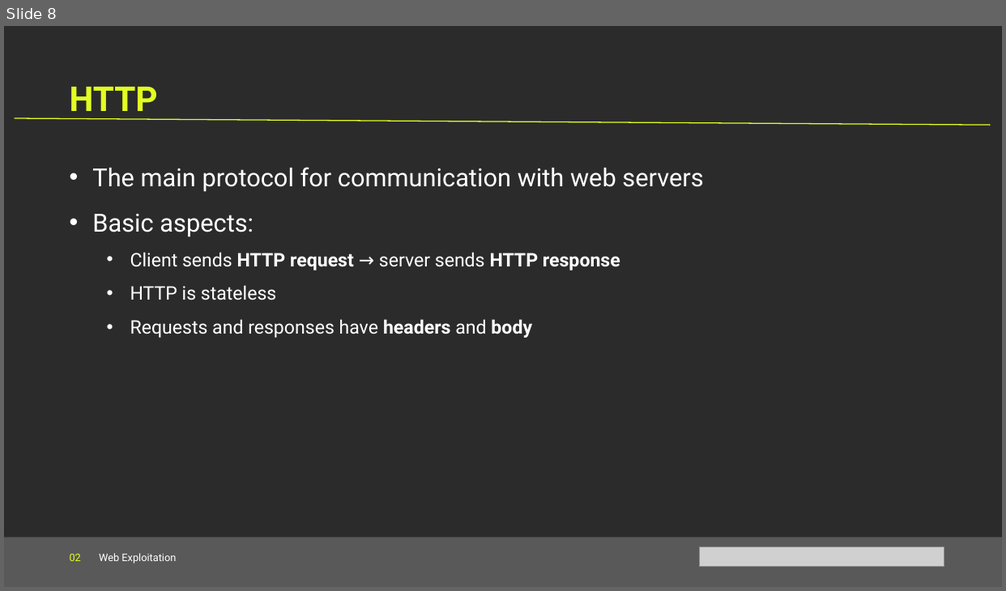
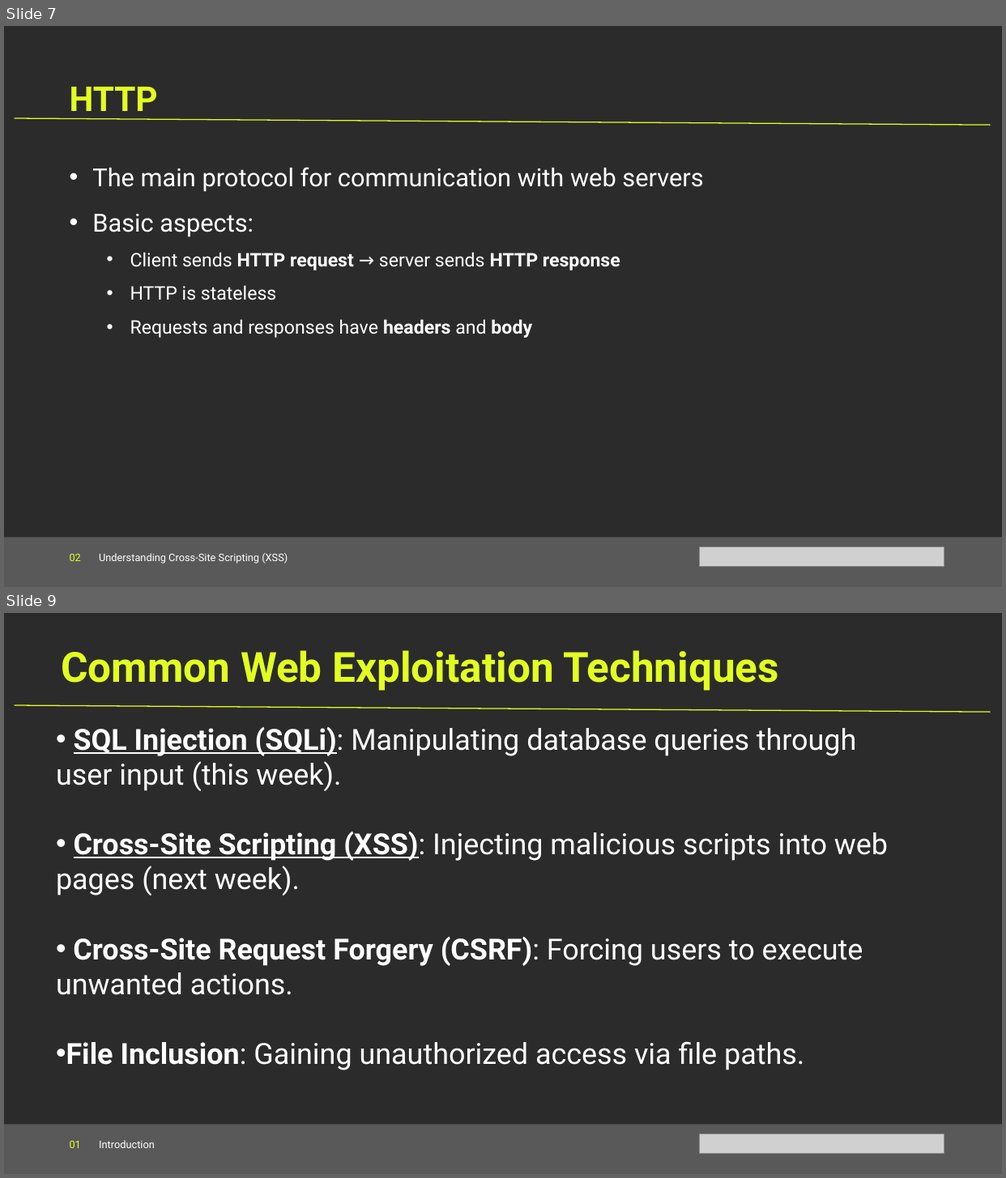
Before and after one commit to Cyanivde/technion-ctf, a slide deck: files/web.pptx. Shown one above the other, each under a label of ours: slide 8 before the commit, slides 7 and 9 after it; the slides between them are not shown. The pictures are 1006x591 and 1006x1178 pixels, drawn with LibreOffice and Linux fonts; fonts in the diff are those of the drawing; grey boxes stand for pictures; background and template pictures are left out; a plain dark background stands for a picture behind light text. Boxes give left, top, right and bottom in pixels: in the first picture for what was removed or moved away, otherwise in the second. Text is boxed around its words. In the diff, an @@ line names an element or a change of style, - is before the commit and + after.

```diff
--- a/files/web.pptx
+++ b/files/web.pptx
@@ slide 9 added at box(4, 613, 1002, 1174), background picture (left out) @@
@@ text added at box(61, 650, 779, 691), 40 pt, text #E2FE21, bold @@
+Common Web Exploitation Techniques
@@ line added from (15, 705) to (991, 712), #E2FE21 1 pt @@
@@ text added at box(56, 727, 888, 1071), 28 pt, text #FFFFFF @@
+• SQL Injection (SQLi): Manipulating database queries through user input (this week).
+• Cross-Site Scripting (XSS): Injecting malicious scripts into web pages (next week).
+• Cross-Site Request Forgery (CSRF): Forcing users to execute unwanted actions.
+• File Inclusion: Gaining unauthorized access via file paths.
@@ rectangle added at box(4, 1124, 1002, 1174), fill #595959 @@
@@ text added at box(70, 1140, 155, 1148), 10 pt, text #FFFFFF @@
+01 Introduction
@@ picture added at box(700, 1134, 944, 1154) @@
@@ what was slide 8 is now slide 7 @@
@@ slide 7 changed as well @@
@@ text at box(70, 553, 288, 564): text changed @@
-02 Web Exploitation
+02 Understanding Cross-Site Scripting (XSS)
```
Also in this commit, not shown: 6 other slides changed, 9 other slides added, 7 slides removed, 2 other files.
